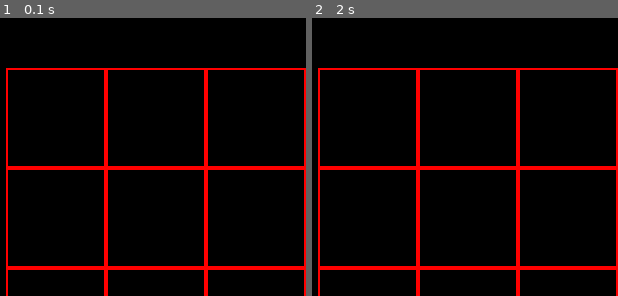
Above: before the commit, frames 1-2 (left to right).
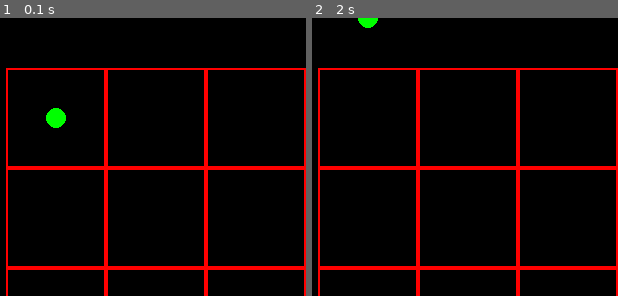
Above: after the commit, the same moments.

Repository: ARUN-R-DAS/python-basics
Game: pygame game, started from RPGgame/grids.py
Same seed, same stepped clock (60 frames per second), same inputs: the game is played once before the commit and once after it.
Inputs:
- Up to frame 1 (0.1 s): no input
- Up to frame 2 (2 s): hold Up 0.33-0.8 s; hold Down 0.83-1.13 s; hold Up 1.17-1.53 s; hold Down 1.57-1.93 s; hold Up from 1.97 s (still down)
The pictures show only the part of the screen within x 0-50%, y 0-50%; the shares and areas given below are measured in that part.

The runs differ from the first frame. In frame 1, 0.4% of the frame differs, in the area x 15-22%, y 32-40%; in frame 2, 0.2%.

Commit message:
draw_player inside grid

Diff:
--- a/RPGgame/grids.py
+++ b/RPGgame/grids.py
@@ -1,15 +1,25 @@
 import pygame
 
 class Game:
-    pygame.init()
+    def __init__(self):
+        pygame.init()
 
-    WIDTH = 800
-    HEIGHT = 600
-    screen = pygame.display.set_mode((WIDTH, HEIGHT))
-    clock = pygame.time.Clock()
-    running = True
+        self.WIDTH = 800
+        self.HEIGHT = 600
+        self.screen = pygame.display.set_mode((self.WIDTH, self.HEIGHT))
+        self.clock = pygame.time.Clock()
+        self.running = True
 
-    def draw(self):
+        self.player_pos = None
+
+    def update_player_pos(self):
+        if not self.player_pos:
+            self.player_pos = list(self.centers[0])
+
+
+    def draw_grid(self):
+        self.centers = []
+
         for i in range(1,7):
             for j in range(1,6):
                 x = i * 100
@@ -17,12 +27,22 @@
                 width = 100
                 height = 100
                 rect = pygame.Rect(x, y, width, height)
+                self.centers.append(rect.center)
+
                 pygame.draw.rect(self.screen,'red',rect, 2)
+
+    def draw_player(self):
+        pygame.draw.circle(self.screen, 'green', self.player_pos, 10)
 
     def handle_events(self):
         for event in pygame.event.get():
                 if event.type == pygame.QUIT:
                     self.running = False
+                if event.type == pygame.KEYDOWN:
+                    if event.key == pygame.K_DOWN:
+                        self.player_pos[1] += 100
+                    if event.key == pygame.K_UP:
+                        self.player_pos[1] -= 100
 
     def run(self):
         while self.running:
@@ -30,7 +50,9 @@
 
             self.screen.fill('black')
 
-            self.draw()
+            self.draw_grid()
+            self.update_player_pos()
+            self.draw_player()
 
             pygame.display.flip()
             self.clock.tick(60)
